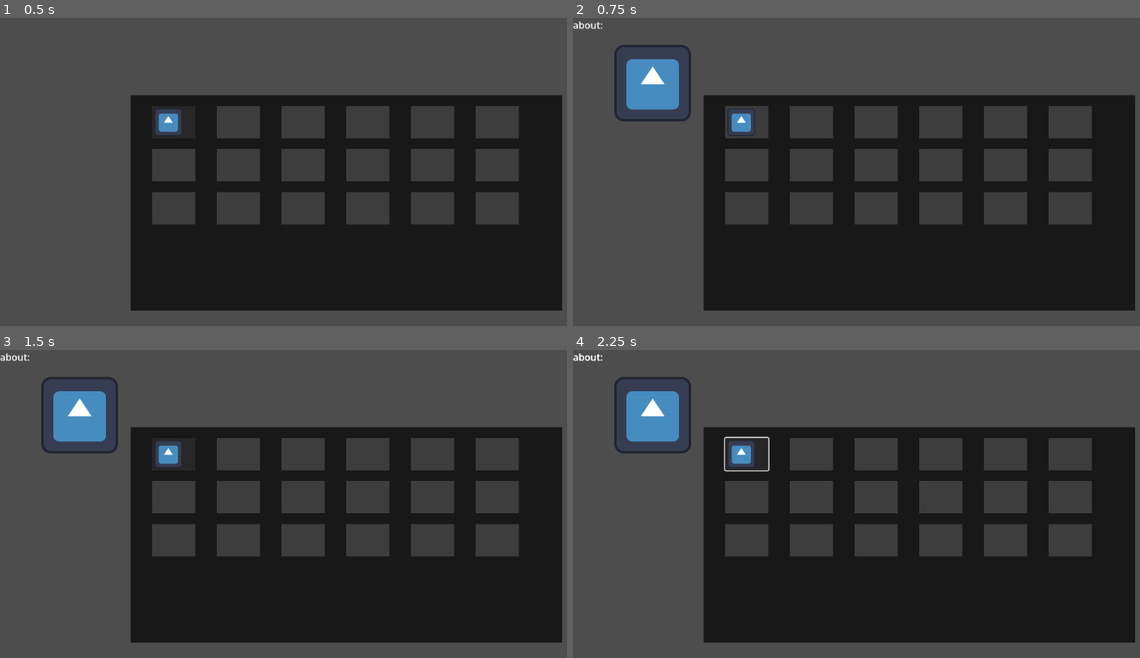
Above: before the commit, frames 1-4 (two rows, left to right).
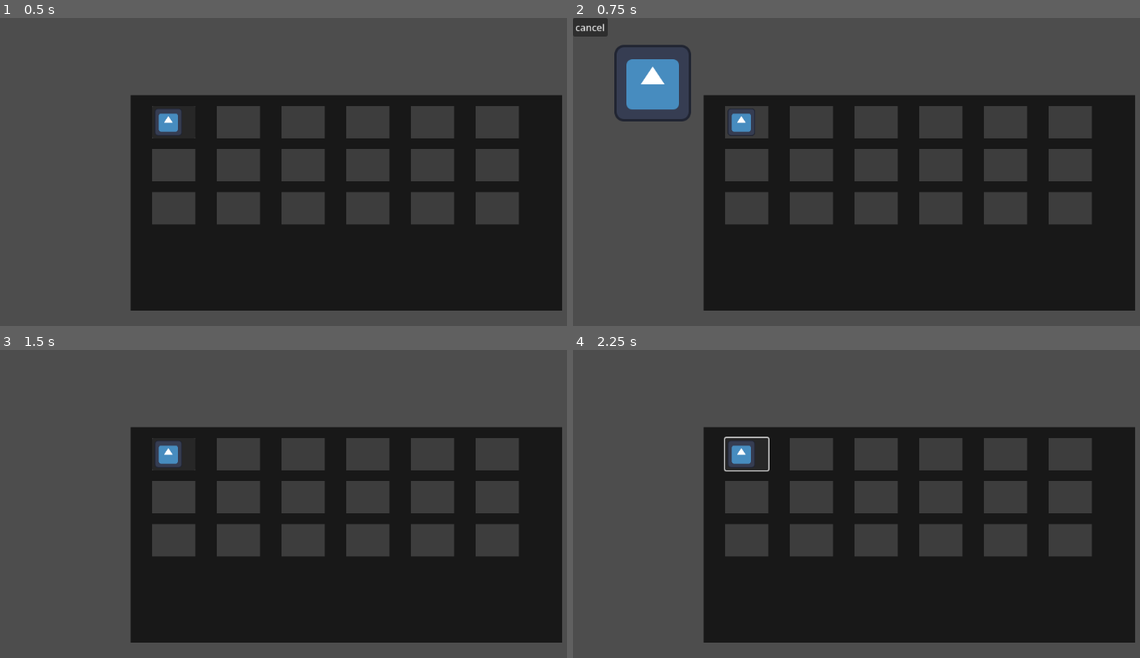
Above: after the commit, the same moments.

Repository: smkillerz777-star/Magia-Infinita
Game: Godot game, scene res://main_game.tscn
The game is run twice, just before and just after one commit, with the same random seed, the same clock (stepped at 60 frames per second) and the same inputs. The engine's default icon, where the game draws it, is replaced by a stand-in: a white triangle on a blue panel in a dark square.
Inputs (mouse positions are in pixels of both pictures, inside the frame that each line leads up to):
- Up to frame 1 (0.5 s): no input
- Up to frame 2 (0.75 s): click (748, 122) at 0.5 s
- Up to frame 3 (1.5 s): click (17, 359) at 1.25 s, where only the run after the commit has a clickable "cancel"
- Up to frame 4 (2.25 s): tap Enter at 2 s; move the mouse to (1037, 544) at 2.02 s; press the mouse at (1037, 544) at 2.03 s; hold Right from 2.03 s (still down)

Frame 1 is identical in both runs. In frame 2, 0.3% of the frame differs, in the area x 0-7%, y 0-7%; in frame 3, 2.0%; in frame 4, 2.0%, in the area x 0-21%, y 1-34%.
Error before the commit: Invalid call. Nonexistent function 'add_point' in base 'Control (information.gd)'. (res://main_game.gd:7)

Commit message:
added functionality to buttons in information,add a container lines
now all lines drawn will be child of lines container, pressing cancel in information will remove the information panel

Diff:
--- a/magia-infinita/information.gd
+++ b/magia-infinita/information.gd
@@ -1 +1,9 @@
 extends Control
+
+
+
+func _on_use_pressed() -> void:
+	print("use")
+
+func _on_cancel_pressed() -> void:
+	queue_free()
--- a/magia-infinita/information.tscn
+++ b/magia-infinita/information.tscn
@@ -35,6 +35,7 @@
 texture = ExtResource("1_lwf7n")
 
 [node name="About" type="Label" parent="." unique_id=1887195577]
+visible = false
 layout_mode = 1
 anchors_preset = -1
 anchor_left = 0.058
@@ -45,7 +46,7 @@
 offset_bottom = 23.0
 text = "about:"
 
-[node name="Button" type="Button" parent="." unique_id=441320495]
+[node name="use" type="Button" parent="." unique_id=441320495]
 layout_mode = 1
 anchors_preset = 3
 anchor_left = 1.0
@@ -56,4 +57,14 @@
 offset_top = -31.0
 grow_horizontal = 0
 grow_vertical = 0
+theme_override_font_sizes/font_size = 74
 text = "use"
+
+[node name="cancel" type="Button" parent="." unique_id=1314576320]
+layout_mode = 1
+offset_right = 58.0
+offset_bottom = 31.0
+text = "cancel"
+
+[connection signal="pressed" from="use" to="." method="_on_use_pressed"]
+[connection signal="pressed" from="cancel" to="." method="_on_cancel_pressed"]
--- a/magia-infinita/main_game.gd
+++ b/magia-infinita/main_game.gd
@@ -1,18 +1,18 @@
-extends Node2D
-var i = 1
+extends Control
+var i = 0
 func _process(deltall):
 	if(Input.is_action_just_pressed("draw")):
-		add_child(Line2D.new())
+		$lines.add_child(Line2D.new())
 	elif(Input.is_action_pressed("draw")):
-		get_child(i).add_point((get_global_mouse_position()))
+		$lines.get_child(i).add_point((get_global_mouse_position()))
 	elif(Input.is_action_just_released("draw")):
 		if(is_complete()):
-			get_child(i).queue_free()
+			$lines.get_child(i).queue_free()
 			i-=1
 		i+=1
 	else:
-		print(get_children().size())
+		pass
 func is_complete():
-	if(get_child(i).points[0].distance_to(get_child(i).points[get_child(i).points.size()-1])<5):
+	if($lines.get_child(i).points[0].distance_to($lines.get_child(i).points[$lines.get_child(i).points.size()-1])<5):
 			print("complete by itself")
 			return true
--- a/magia-infinita/main_game.tscn
+++ b/magia-infinita/main_game.tscn
@@ -3,11 +3,19 @@
 [ext_resource type="Script" uid="uid://cmq2ujylspex7" path="res://main_game.gd" id="1_1oj5k"]
 [ext_resource type="PackedScene" uid="uid://dqwevh5plt1hj" path="res://inventory.tscn" id="2_yx7mw"]
 
-[node name="main_game" type="Node2D" unique_id=1951637327]
+[node name="main_game" type="Control" unique_id=133559608]
+layout_mode = 3
+anchors_preset = 0
 script = ExtResource("1_1oj5k")
 
 [node name="inventory" parent="." unique_id=1052778249 instance=ExtResource("2_yx7mw")]
+layout_mode = 1
 offset_left = 218.0
 offset_top = 129.0
 offset_right = 938.0
 offset_bottom = 489.0
+
+[node name="lines" type="Control" parent="." unique_id=458421568]
+anchors_preset = 0
+offset_right = 40.0
+offset_bottom = 40.0
